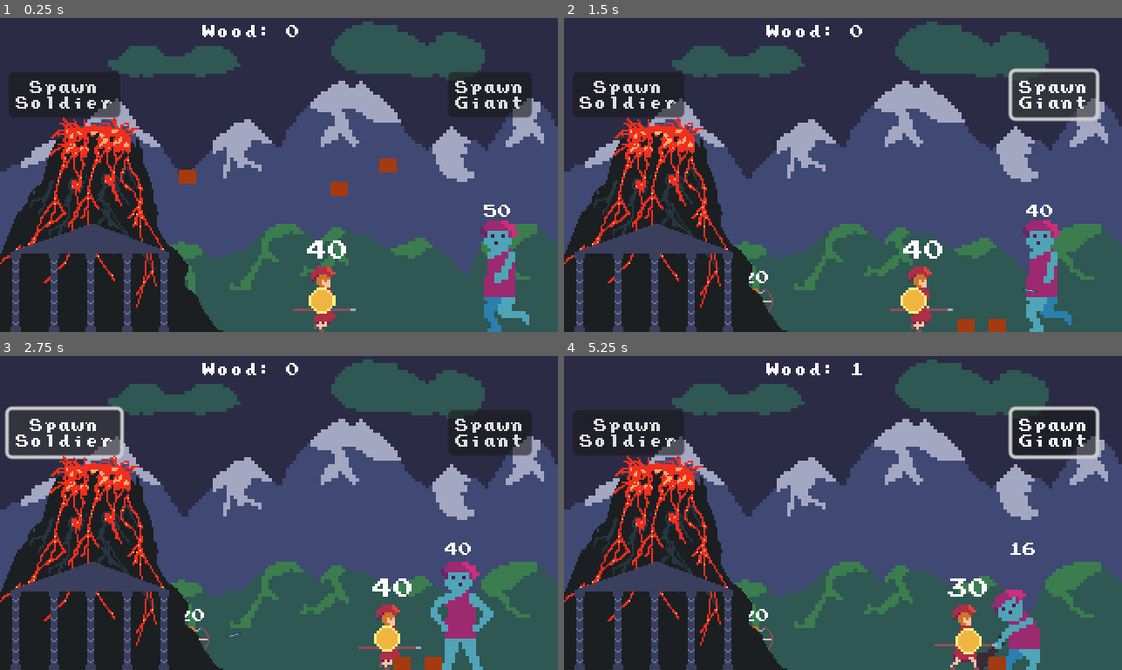
Above: before the commit, frames 1-4 (two rows, left to right).
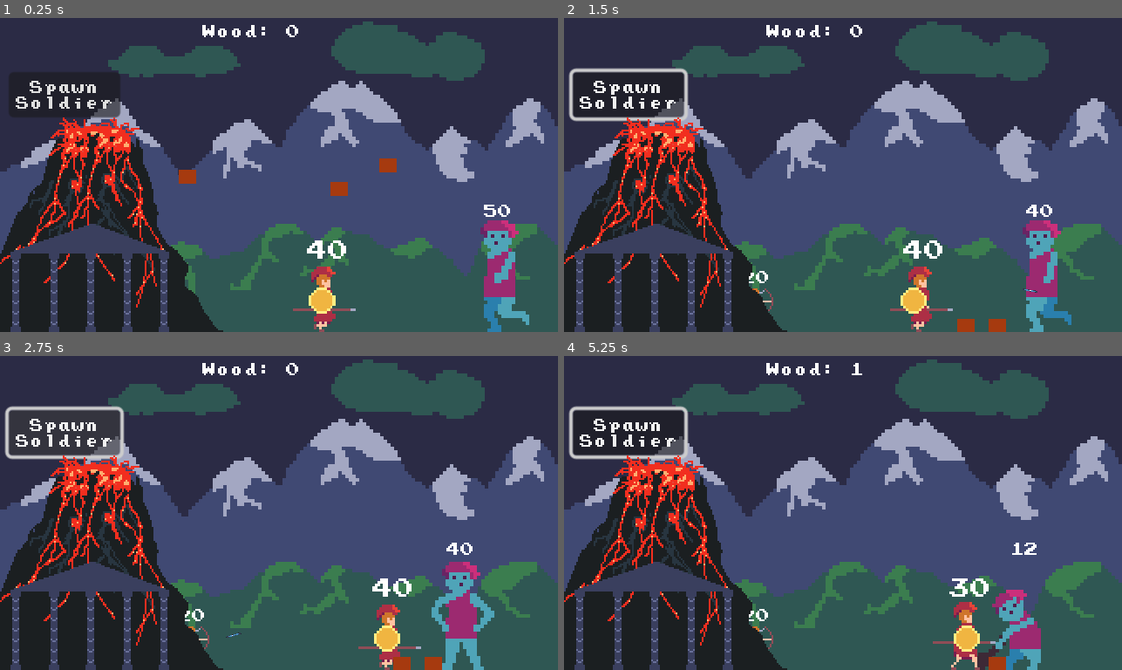
Above: after the commit, the same moments.

Repository: pjz987/Hephaestus
Game: Godot game, scene res://battle.tscn
The game is run twice, just before and just after one commit, with the same random seed, the same clock (stepped at 60 frames per second) and the same inputs. The engine's default icon, where the game draws it, is replaced by a stand-in: a white triangle on a blue panel in a dark square.
Inputs (mouse positions are in pixels of both pictures, inside the frame that each line leads up to):
- Up to frame 1 (0.25 s): no input
- Up to frame 2 (1.5 s): click "Spawn Soldier" at 0.5 s; click (1055, 93) at 1.25 s, where only the run before the commit has a clickable "Spawn Giant"
- Up to frame 3 (2.75 s): click "Spawn Soldier" at 2 s
- Up to frame 4 (5.25 s): click (1055, 431) at 2.75 s, where only the run before the commit has a clickable "Spawn Giant"; click "Spawn Soldier" at 3.5 s; click (1055, 431) at 4.25 s, where only the run before the commit has a clickable "Spawn Giant"; move the mouse to (965, 663) at 5.02 s

The runs differ from the first frame. In frame 1, 2.1% of the frame differs, in the area x 80-96%, y 17-32%; in frame 2, 2.1%; in frame 3, 2.4%; in frame 4, 4.5%, in the area x 0-97%, y 15-100%.

Commit message:
save

Diff:
--- a/GameManager.gd
+++ b/GameManager.gd
@@ -13,8 +13,8 @@
 
 
 
-func resource_spend(resource_name):
-	resources[resource_name] -= 1
+func resource_spend(resource_name: String, amount: int):
+	resources[resource_name] -= amount
 	resource_change.emit()
 
 func resource_pickup(resource_name):
--- a/archer.gd
+++ b/archer.gd
@@ -71,17 +71,23 @@
 	move_and_slide()
 
 
-
 func start_resting():
 	state = STATE.REST
-	#var rest_period_randomness_factor =
-	#var rest_period = rest_period_base
-	await get_tree().create_timer(rest_period_base).timeout
+	print(rest_period_base, rest_period_randomness)
+	var rest_period = randf_range(
+		rest_period_base * 1 - rest_period_randomness,
+		rest_period_base * 1 + rest_period_randomness
+	)
+	await get_tree().create_timer(rest_period).timeout
 	start_moving()
 
 func start_moving():
 	state = STATE.MOVE
-	await get_tree().create_timer(move_period_base).timeout
+	var move_period = randf_range(
+		move_period_base * 1 - move_period_randomness,
+		move_period_base * 1 + move_period_randomness
+	)
+	await get_tree().create_timer(move_period).timeout
 	start_resting()
 
 #func reload():
--- a/battle.gd
+++ b/battle.gd
@@ -11,19 +11,13 @@
 	GameManager.resource_change.connect(_on_resource_changed)
 
 func _on_spawn_soldier_button_button_down():
-	if GameManager.resources.wood >= 1:
-		GameManager.resource_spend('wood')
+	if GameManager.resources.wood >= 2:
+		GameManager.resource_spend('wood', 2)
 		var soldier = SOLDIER_SCENE.instantiate()
 		add_child(soldier)
 		soldier.global_position = soldier_spawn_point.position
 	#else:
 		#print('nah nah nah')
-
-
-#func _on_spawn_giant_button_button_down():
-	#var giant = GIANT_SCENE.instantiate()
-	#add_child(giant)
-	#giant.global_position = giant_spawn_point.position
 
 func _on_resource_changed():
 	update_resources()
@@ -32,8 +26,6 @@
 	var wood_count = GameManager.resources['wood']
 	resources_label.text = 'Wood: ' + str(wood_count)
 
-#func spawn_giant():
-
 
 func _on_giant_spawn_timer_timeout():
 	var giant = GIANT_SCENE.instantiate()
--- a/battle.tscn
+++ b/battle.tscn
@@ -40,6 +40,9 @@
 position = Vector2(184, 180)
 
 [node name="UI" parent="." instance=ExtResource("4_ode7y")]
+
+[node name="SpawnGiantButton" parent="UI" index="1"]
+visible = false
 
 [node name="SoldierSpawnPoint" type="Node2D" parent="."]
 position = Vector2(-9, 180)
--- a/giant.gd
+++ b/giant.gd
@@ -63,14 +63,21 @@
 
 func start_resting():
 	state = STATE.REST
-	#var rest_period_randomness_factor =
-	#var rest_period = rest_period_base
-	await get_tree().create_timer(rest_period_base).timeout
+	print(rest_period_base, rest_period_randomness)
+	var rest_period = randf_range(
+		rest_period_base * 1 - rest_period_randomness,
+		rest_period_base * 1 + rest_period_randomness
+	)
+	await get_tree().create_timer(rest_period).timeout
 	start_moving()
 
 func start_moving():
 	state = STATE.MOVE
-	await get_tree().create_timer(move_period_base).timeout
+	var move_period = randf_range(
+		move_period_base * 1 - move_period_randomness,
+		move_period_base * 1 + move_period_randomness
+	)
+	await get_tree().create_timer(move_period).timeout
 	start_resting()
 
 
@@ -86,7 +93,7 @@
 	label.text = str(health)
 
 func die():
-	var wood_count = randi_range(3, 5)
+	var wood_count = randi_range(0, 2)
 	for _i in range(wood_count):
 		var wood = WOOD_SCENE.instantiate()
 		get_tree().current_scene.add_child(wood)
--- a/soldier.gd
+++ b/soldier.gd
@@ -59,14 +59,21 @@
 
 func start_resting():
 	state = STATE.REST
-	#var rest_period_randomness_factor =
-	#var rest_period = rest_period_base
-	await get_tree().create_timer(rest_period_base).timeout
+	print(rest_period_base, rest_period_randomness)
+	var rest_period = randf_range(
+		rest_period_base * 1 - rest_period_randomness,
+		rest_period_base * 1 + rest_period_randomness
+	)
+	await get_tree().create_timer(rest_period).timeout
 	start_moving()
 
 func start_moving():
 	state = STATE.MOVE
-	await get_tree().create_timer(move_period_base).timeout
+	var move_period = randf_range(
+		move_period_base * 1 - move_period_randomness,
+		move_period_base * 1 + move_period_randomness
+	)
+	await get_tree().create_timer(move_period).timeout
 	start_resting()
 
 
